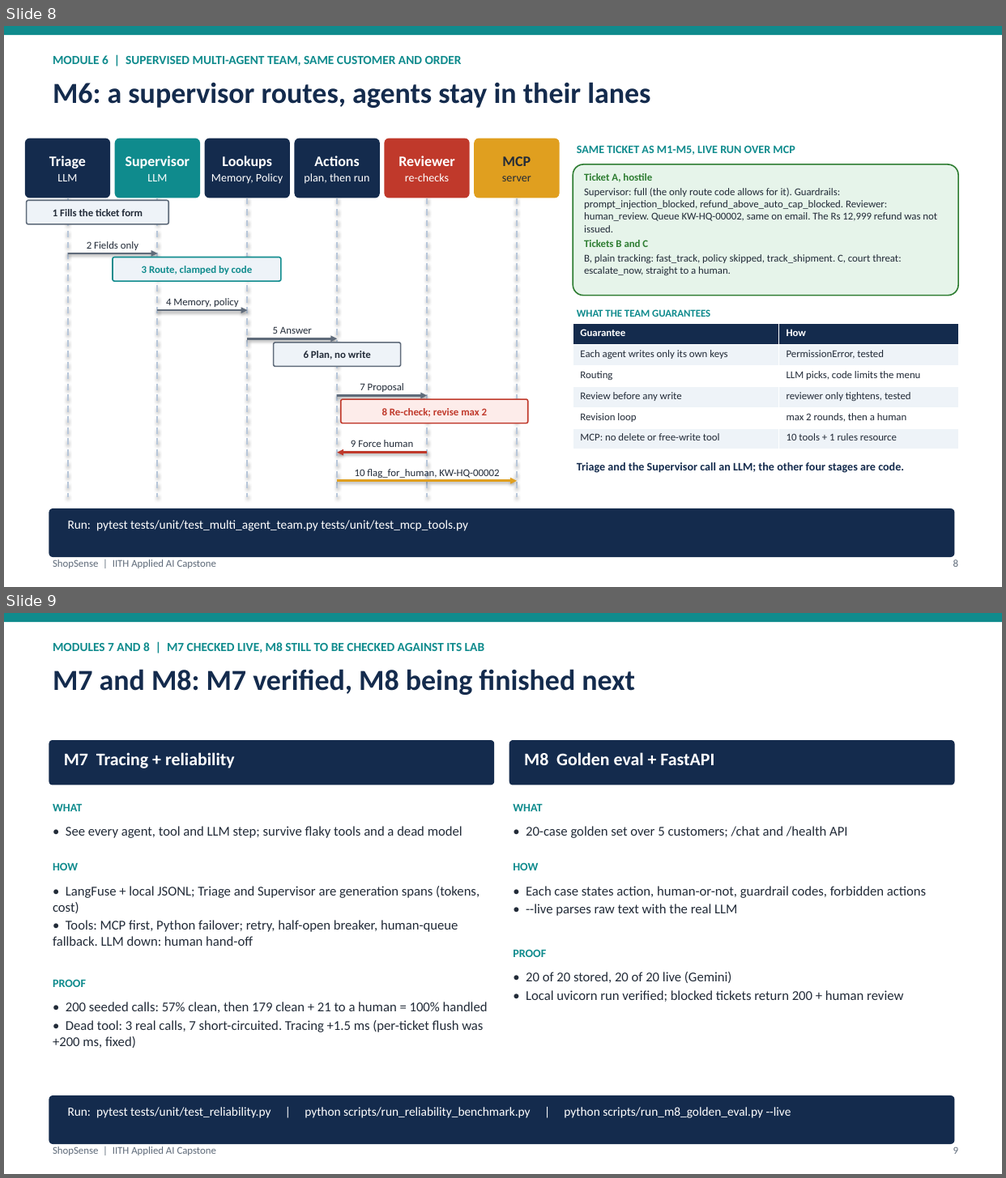
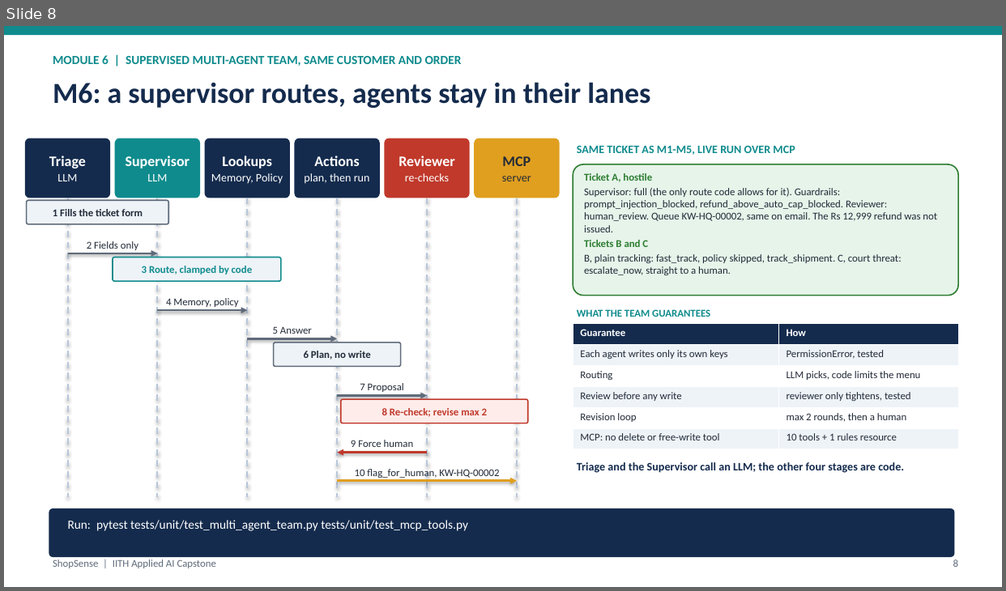
Before and after one commit to abhraj786/iith-ai-capstone-shopsense, a slide deck: docs/deck/iith-ai-capstone-shopsense.pptx. Shown one above the other, each under a label of ours: slides 8 and 9 before the commit, slide 8 after it. The pictures are 1006x1178 and 1006x591 pixels, drawn with LibreOffice and Linux fonts; fonts in the diff are those of the drawing. Boxes give left, top, right and bottom in pixels: in the first picture for what was removed or moved away, otherwise in the second. Text is boxed around its words. In the diff, an @@ line names an element or a change of style, - is before the commit and + after.

```diff
--- a/docs/deck/iith-ai-capstone-shopsense.pptx
+++ b/docs/deck/iith-ai-capstone-shopsense.pptx
@@ slide 9 removed at (4, 613, 1002, 1174), background #FFFFFF @@
@@ rectangle removed at (4, 613, 1002, 622) @@
@@ text removed at (53, 642, 484, 653) @@
-MODULES 7 AND 8 | M7 CHECKED LIVE, M8 STILL TO BE CHECKED AGAINST ITS LAB
@@ text removed at (53, 669, 635, 695) @@
-M7 and M8: M7 verified, M8 being finished next
@@ rounded rectangle removed at (49, 740, 494, 786) @@
@@ text removed at (64, 752, 235, 769) @@
-M7 Tracing + reliability
@@ rounded rectangle removed at (509, 740, 955, 786) @@
@@ text removed at (524, 752, 714, 765) @@
-M8 Golden eval + FastAPI
@@ text removed at (53, 804, 82, 811) @@
-WHAT
@@ text removed at (513, 804, 542, 811) @@
-WHAT
@@ text removed at (66, 826, 462, 838) @@
-• See every agent, tool and LLM step; survive flaky tools and a dead model
@@ text removed at (526, 826, 847, 838) @@
-• 20-case golden set over 5 customers; /chat and /health API
@@ text removed at (53, 862, 78, 871) @@
-HOW
@@ text removed at (513, 862, 538, 871) @@
-HOW
@@ text removed at (53, 886, 479, 946) @@
-• LangFuse + local JSONL; Triage and Supervisor are generation spans (tokens, cost)
-• Tools: MCP first, Python failover; retry, half-open breaker, human-queue fallback. LLM down: human hand-off
@@ text removed at (526, 886, 926, 916) @@
-• Each case states action, human-or-not, guardrail codes, forbidden actions
-• --live parses raw text with the real LLM
@@ text removed at (513, 949, 546, 957) @@
-PROOF
@@ text removed at (526, 972, 903, 1002) @@
-• 20 of 20 stored, 20 of 20 live (Gemini)
-• Local uvicorn run verified; blocked tickets return 200 + human review
@@ text removed at (53, 979, 86, 987) @@
-PROOF
@@ text removed at (53, 1002, 488, 1048) @@
-• 200 seeded calls: 57% clean, then 179 clean + 21 to a human = 100% handled
-• Dead tool: 3 real calls, 7 short-circuited. Tracing +1.5 ms (per-ticket flush was +200 ms, fixed)
@@ rounded rectangle removed at (49, 1096, 955, 1144) @@
@@ text removed at (68, 1107, 791, 1118) @@
-Run: pytest tests/unit/test_reliability.py | python scripts/run_reliability_benchmark.py | python scripts/run_m8_golden_eval.py --live
@@ text removed at (53, 1147, 216, 1156) @@
-ShopSense | IITH Applied AI Capstone
@@ text removed at (953, 1148, 958, 1154) @@
-9
```
Also in this commit, not shown: 1 slide changed, 1 slide added, 2 other files.
